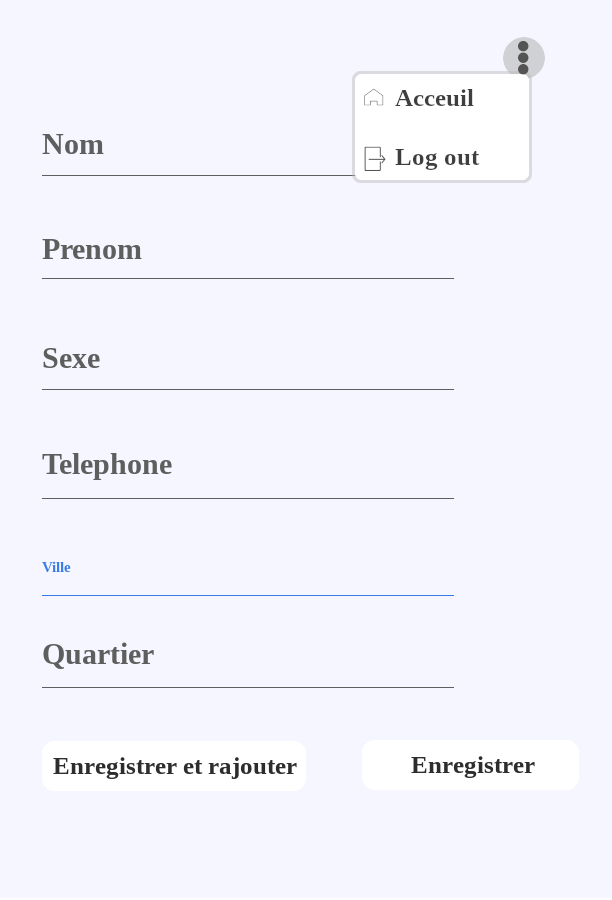
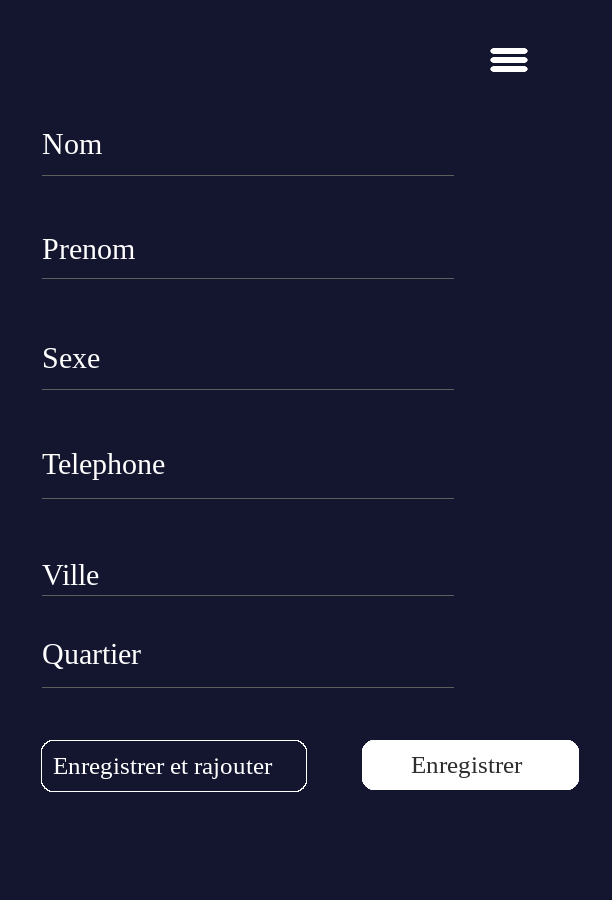
Two versions of the same layered image (612x900). Layer-by-layer changes:
painted on "entete.png" over [352, 37, 545, 183]
painted on "Telephone" over [42, 453, 172, 480]
painted on "Quartier" over [43, 642, 154, 669]
painted on "Ville" over [42, 561, 99, 585]
painted on "Sexe" over [43, 348, 100, 368]
painted on "Prenom" over [42, 239, 142, 259]
painted on "Nom" over [42, 134, 104, 154]
painted on "Copie de Copie de Copie de Copie de barre" over [42, 595, 454, 596]
painted on "Enregistrer et rajouter" over [53, 757, 297, 779]
painted on "Enregistrer" over [411, 756, 535, 778]
renamed "cote_fonction" to "Copie de cadre", moved it above "cadre", painted on it over [0, 0, 612, 898]
painted on "cadre" over [41, 740, 307, 792]
painted on "Arrière-plan" over [0, 0, 612, 900]
